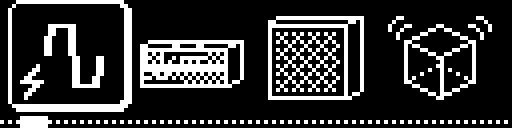
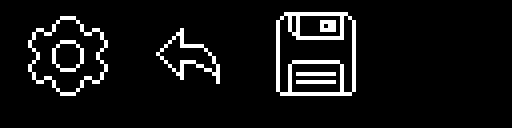
Layered file, before and after one edit (512px x 128px). Changes by layer:
renamed "-e- selection" to "-e-selection", hid the group it (2 layers) over box(8, 0, 132, 128)
renamed "-e- scrollindicator" to "-e-scrollindicator", hid the group it (2 layers) over box(20, 96, 52, 128)
"icons": blend pass through → normal over box(12, 0, 492, 112)
added layer "-e-gear" in group "icons" over box(12, 0, 124, 112)
added layer "-e-back" in group "icons" over box(140, 28, 244, 88)
added layer "-e-save" (screen) in group "icons" over box(268, 12, 364, 100)
renamed "-e- drive" to "-e-drive", hid it over box(12, 0, 124, 112)
renamed "-e- amp-mrsh" to "-e-amp-mrsh", hid it over box(140, 28, 244, 88)
renamed "-e- amp-fndr" to "-e-amp-fndr", hid it over box(140, 28, 244, 88)
renamed "-e- cab" to "-e-cab", hid it over box(268, 12, 364, 100)
renamed "-e- reverb" to "-e-reverb", hid it over box(388, 16, 492, 100)
renamed "-e- scrollbar" to "-e-scrollbar", hid it over box(0, 116, 508, 128)
